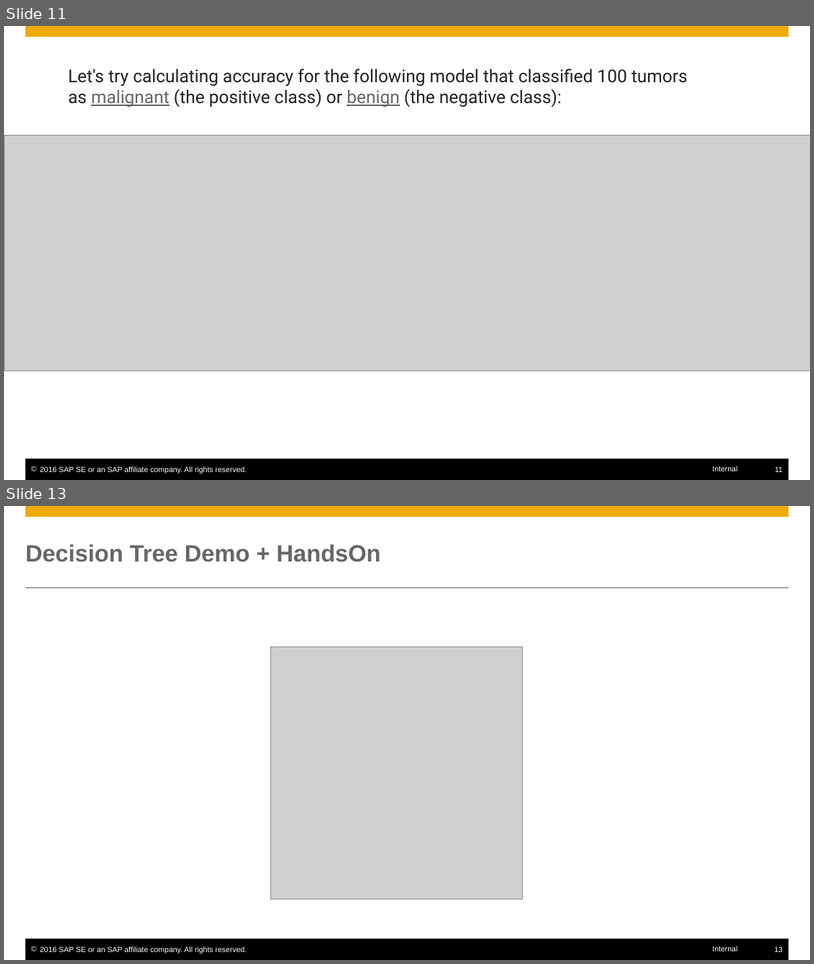
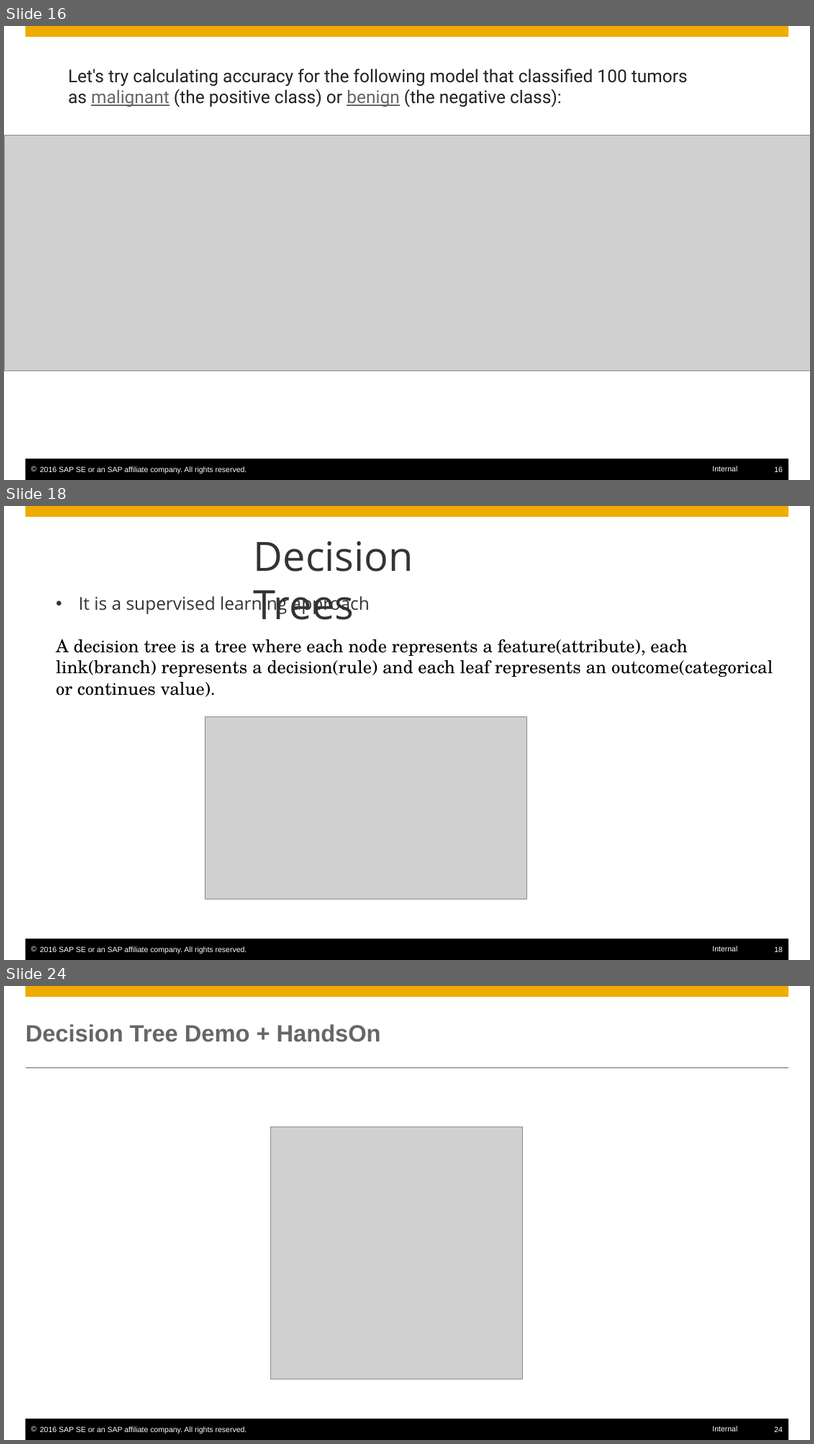
Before and after one commit to SherwinVarghese/Machine-Learning-TechknowSchool, a slide deck: modules/4. ML Algorithms/2. Classification/Classification_LR_DT.pptx. Shown one above the other, each under a label of ours: slides 11 and 13 before the commit, slides 16, 18 and 24 after it; the slides between them are not shown. The pictures are 814x964 and 814x1444 pixels, drawn with LibreOffice and Linux fonts; fonts in the diff are those of the drawing; grey boxes stand for pictures. Boxes give left, top, right and bottom in pixels: in the first picture for what was removed or moved away, otherwise in the second. Text is boxed around its words. In the diff, an @@ line names an element or a change of style, - is before the commit and + after.

```diff
--- a/modules/4. ML Algorithms/2. Classification/Classification_LR_DT.pptx
+++ b/modules/4. ML Algorithms/2. Classification/Classification_LR_DT.pptx
@@ slide 18 added at (4,506,810,960), background #FFFFFF; not listed: 6 template elements that a slide beside it also shows @@
@@ text added at (254,541,414,620), 48 pt, text #333333 @@
+Decision Trees
@@ text added at (56,594,774,697), 21 pt, text #000000 @@
+• It is a supervised learning approach
+A decision tree is a tree where each node represents a feature(attribute), each link(branch) represents a decision(rule) and each leaf represents an outcome(categorical or continues value).
@@ picture added at (205,716,527,899) @@
@@ what was slide 11 is now slide 16 @@
@@ page number at (774,466,783,472): text changed @@
-11
+16
@@ what was slide 13 is now slide 24 @@
@@ page number at (774,1426,783,1432): text changed @@
-13
+24
```
Also in this commit, not shown: 3 slides changed, 10 other slides added.
